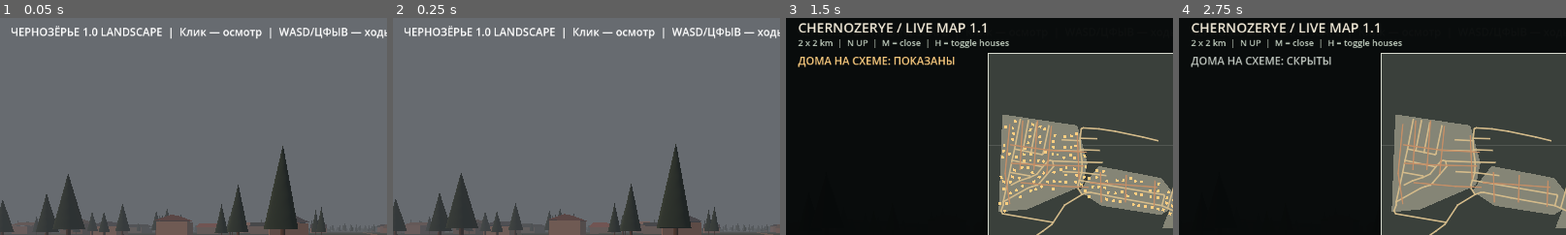
Above: before the commit, frames 1-4 (left to right).
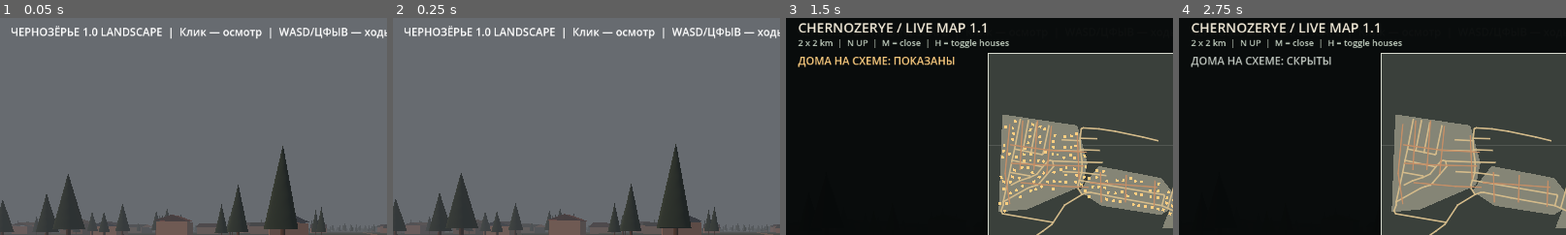
Above: after the commit, the same moments.

Repository: blacklambcult/chernozerye
Game: Godot game, scene res://main.tscn
The game is run twice, just before and just after one commit, with the same random seed, the same clock (stepped at 60 frames per second) and the same inputs.
Inputs (mouse positions are % of the whole screen's width and height, from its top left):
- Up to frame 1 (0.05 s): no input
- Up to frame 2 (0.25 s): no input
- Up to frame 3 (1.5 s): tap Enter at 0.5 s; move the mouse to (72, 45) at 0.52 s; hold D 0.53-1.25 s; tap M at 0.6 s; click (72, 45) at 0.67 s; tap Space at 0.77 s; click "ПОКАЗАТЬ УСЛОВНЫЕ ДОМА" at 1.25 s
- Up to frame 4 (2.75 s): click "СКРЫТЬ УСЛОВНЫЕ ДОМА" at 2 s
The pictures show only the part of the screen within x 0-50%, y 1-51%; the shares and areas given below are measured in that part.

The runs differ from the first frame. In frame 1, 0.1% of the frame differs, in the area x 41-65%, y 93-97%; in frame 2, 0.1%, in the area x 40-67%, y 92-97%; in frame 3, less than 0.1%; in frame 4, less than 0.1%.

Commit message:
fix: roof normals for correct lighting and solid house walls for first-person movement

Diff:
--- a/godot/geography_v07.gd
+++ b/godot/geography_v07.gd
@@ -287,9 +287,17 @@
         left_front, right_front, peak_front,
         left_back, peak_back, right_back
     ])
+    var normals := PackedVector3Array()
+    for triangle_index in range(0, vertices.size(), 3):
+        var v0: Vector3 = vertices[triangle_index]
+        var v1: Vector3 = vertices[triangle_index + 1]
+        var v2: Vector3 = vertices[triangle_index + 2]
+        var face_normal := (v1 - v0).cross(v2 - v0).normalized()
+        normals.append_array(PackedVector3Array([face_normal, face_normal, face_normal]))
     var arrays := []
     arrays.resize(Mesh.ARRAY_MAX)
     arrays[Mesh.ARRAY_VERTEX] = vertices
+    arrays[Mesh.ARRAY_NORMAL] = normals
     var mesh := ArrayMesh.new()
     mesh.add_surface_from_arrays(Mesh.PRIMITIVE_TRIANGLES, arrays)
     roof.mesh = mesh
@@ -388,6 +396,14 @@
         ]
         house.material_override = _mat(palette[rng.randi_range(0, palette.size() - 1)])
         add_child(house)
+        # Keep building walls physical; otherwise the prototype player walks through homes.
+        var wall_body := StaticBody3D.new()
+        var wall_collision := CollisionShape3D.new()
+        var wall_shape := BoxShape3D.new()
+        wall_shape.size = Vector3(width, height, depth)
+        wall_collision.shape = wall_shape
+        wall_body.add_child(wall_collision)
+        house.add_child(wall_body)
         # Individual garden pads and pitched roofs replace anonymous box-only silhouettes.
         _add_dacha_yard(p, house.rotation.y, rng.randf_range(0.86, 1.14), accepted)
         var roof_colors := [
